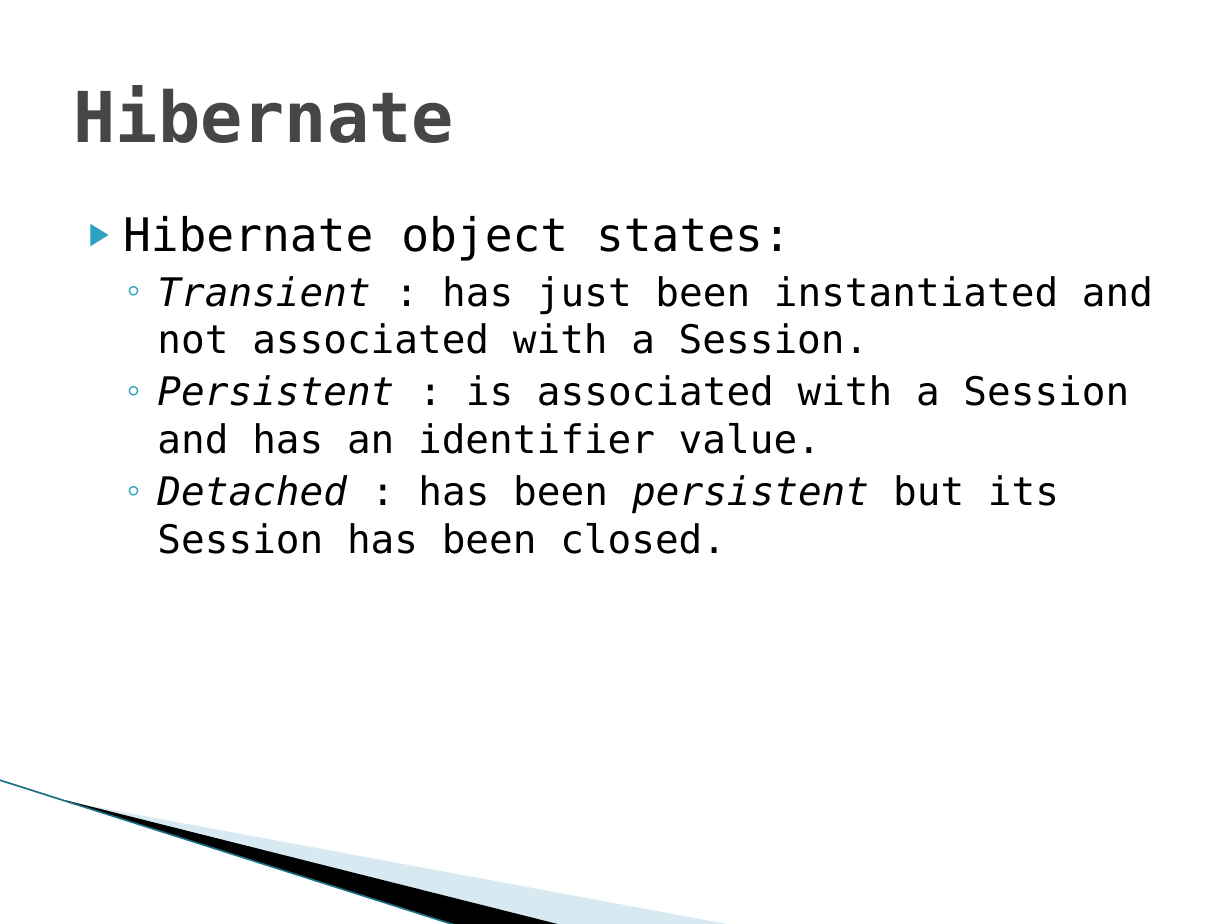
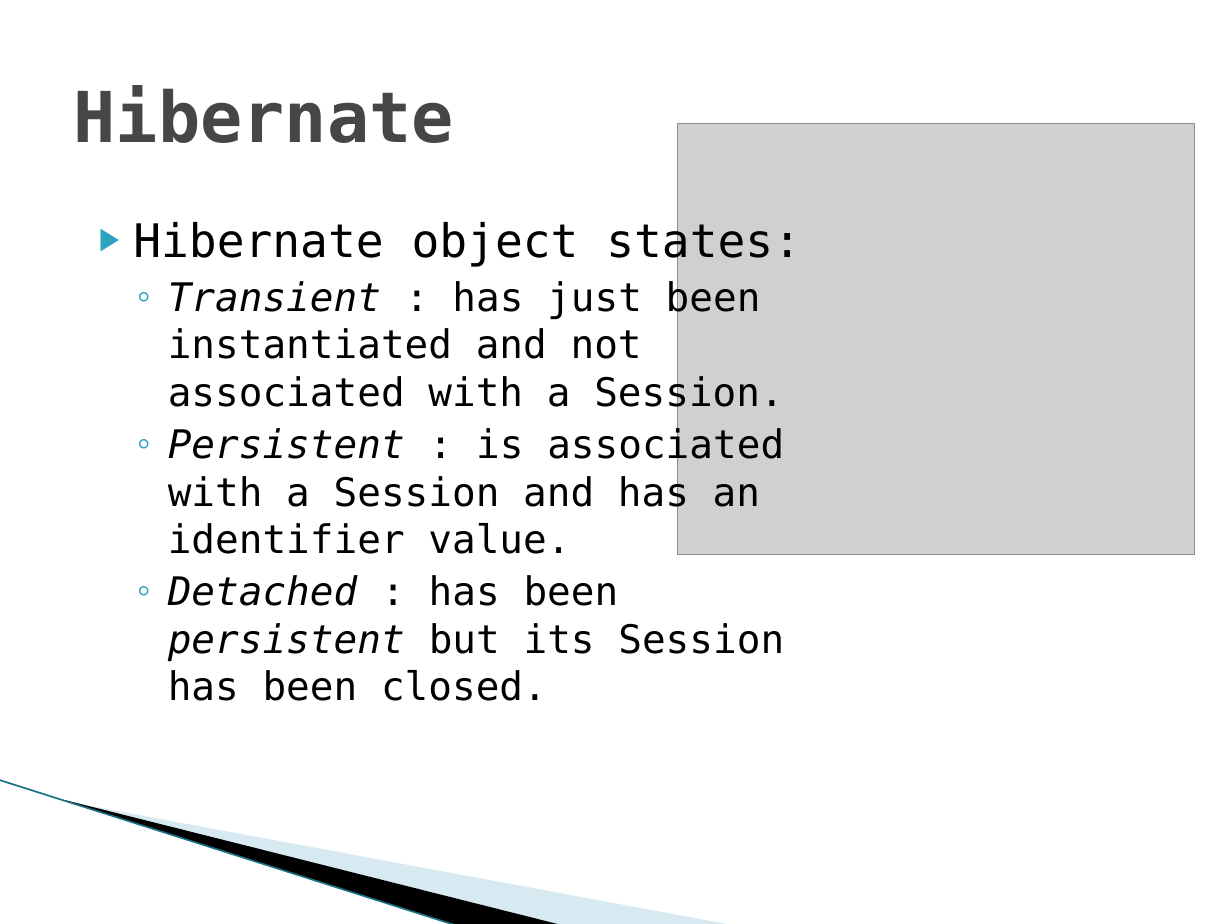
Before and after one commit to PusHGoD/DemoSpring, a slide deck: slide 14 of Spring.pptx. Drawn at 1232x924 pixels with LibreOffice and Linux fonts; fonts in the diff are those of the drawing; grey boxes stand for pictures; background and template pictures are left out. Boxes give left, top, right and bottom in pixels: in the first picture for what was removed or moved away, otherwise in the second. Text is boxed around its words. In the diff, an @@ line names an element or a change of style, - is before the commit and + after.

```diff
--- a/Spring.pptx
+++ b/Spring.pptx
@@ picture added at (678, 123, 1194, 554) @@
@@ text "Hibernate object states:" rewrapped from (123, 216, 1153, 554) to (133, 220, 801, 701) @@
```
Also in this commit, not shown: 8 other slides changed, 2 slides added, 1 slide removed.
